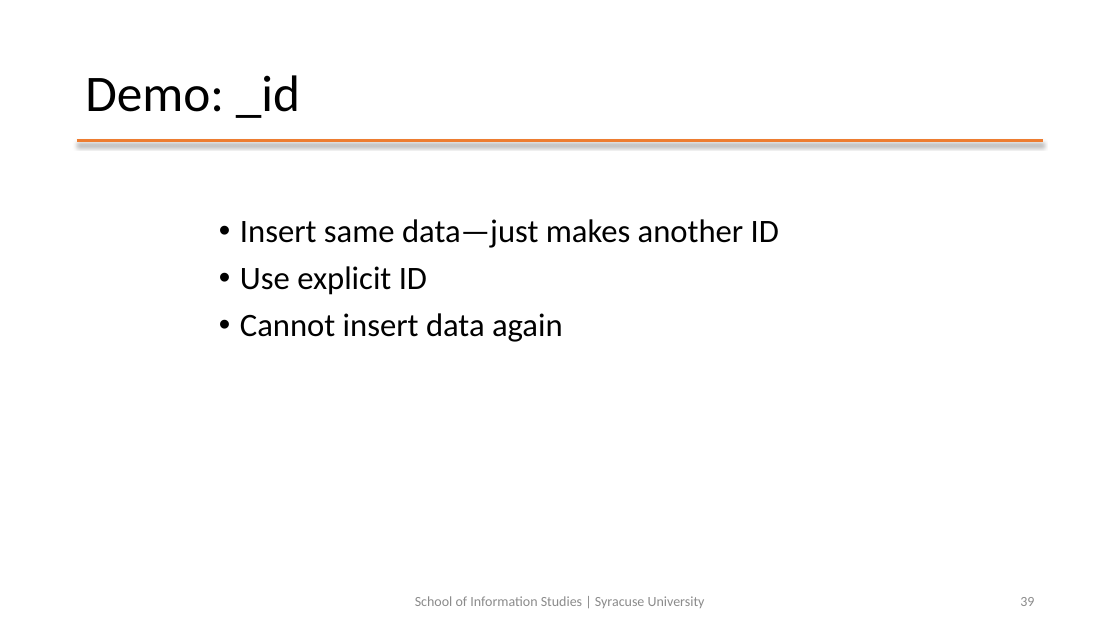
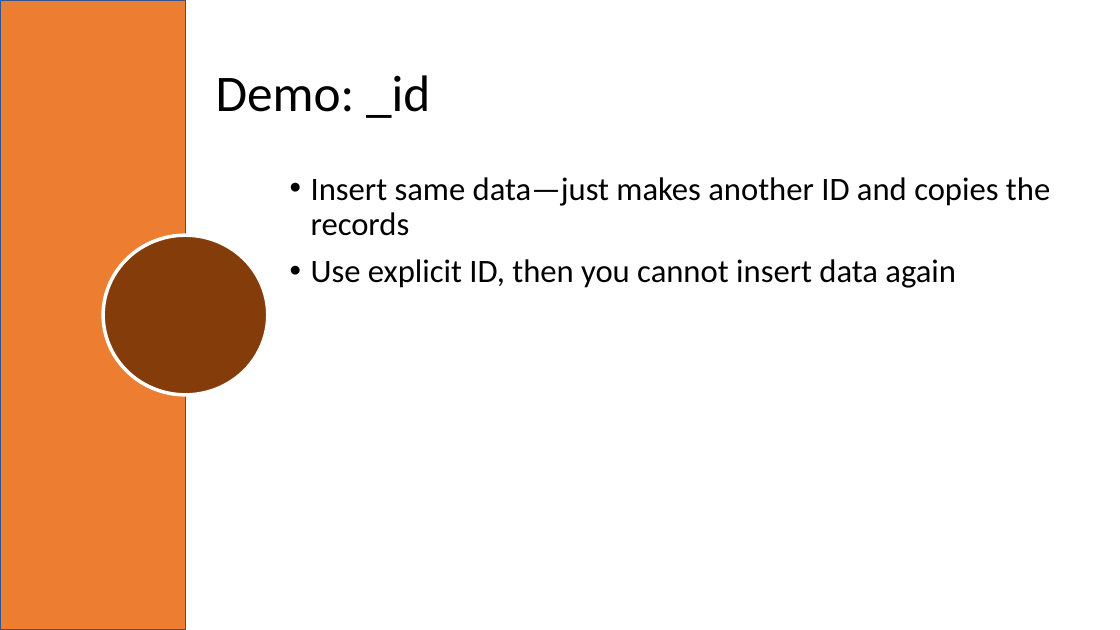
Before and after one commit to mafudge/ist769-old, a slide deck: slide 34 of content/F-Document/F-Document.pptx (slide 39 before the commit). Drawn at 1120x630 pixels with LibreOffice and Linux fonts; fonts in the diff are those of the drawing; background and template pictures are left out. Boxes give left, top, right and bottom in pixels: in the first picture for what was removed or moved away, otherwise in the second. Text is boxed around its words. In the diff, an @@ line names an element or a change of style, - is before the commit and + after.

```diff
--- a/content/F-Document/F-Document.pptx
+++ b/content/F-Document/F-Document.pptx
@@ rectangle added at (0, 0, 186, 630), fill #ED7D31, outline #325491 1 pt @@
@@ title "Demo: _id": place and size @@
-title "Demo: _id" at (85, 75, 300, 118)
+title "Demo: _id" at (216, 75, 430, 118)
@@ line removed from (77, 140) to (1044, 140) @@
@@ text at (311, 177, 1050, 288): text changed @@
-• Insert same data—just makes another ID
-• Use explicit ID
-• Cannot insert data again
+• Insert same data—just makes another ID and copies the records
+• Use explicit ID, then you cannot insert data again
@@ ellipse added at (103, 235, 268, 395), fill #843C0B, outline #FFFFFF 3 pt @@
@@ text removed at (415, 596, 705, 608) @@
-School of Information Studies | Syracuse University
@@ page number removed at (1020, 597, 1034, 606) @@
-39
```
Also in this commit, not shown: 14 other slides changed, 11 slides added, 58 slides removed, 7 other files.
